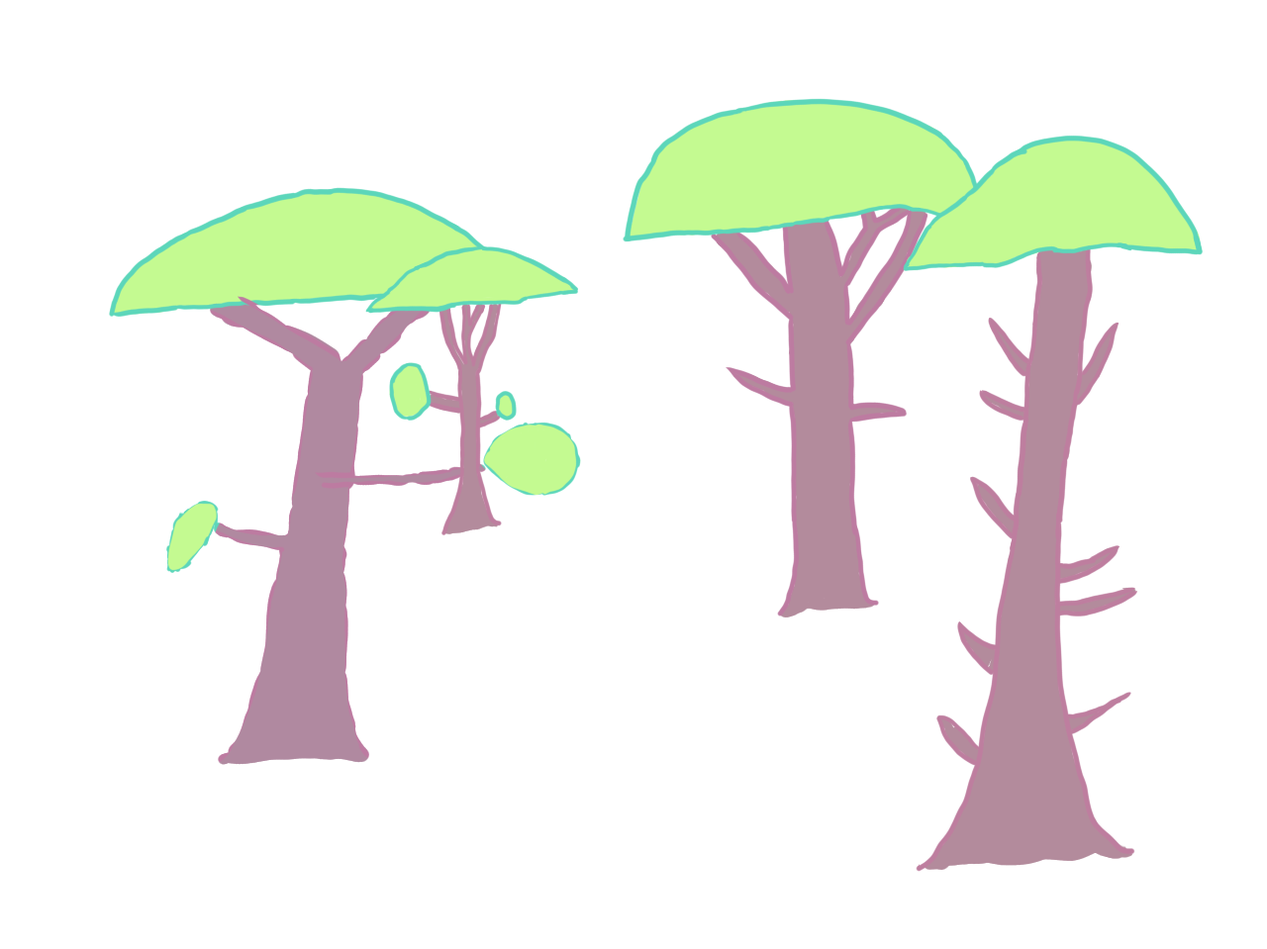
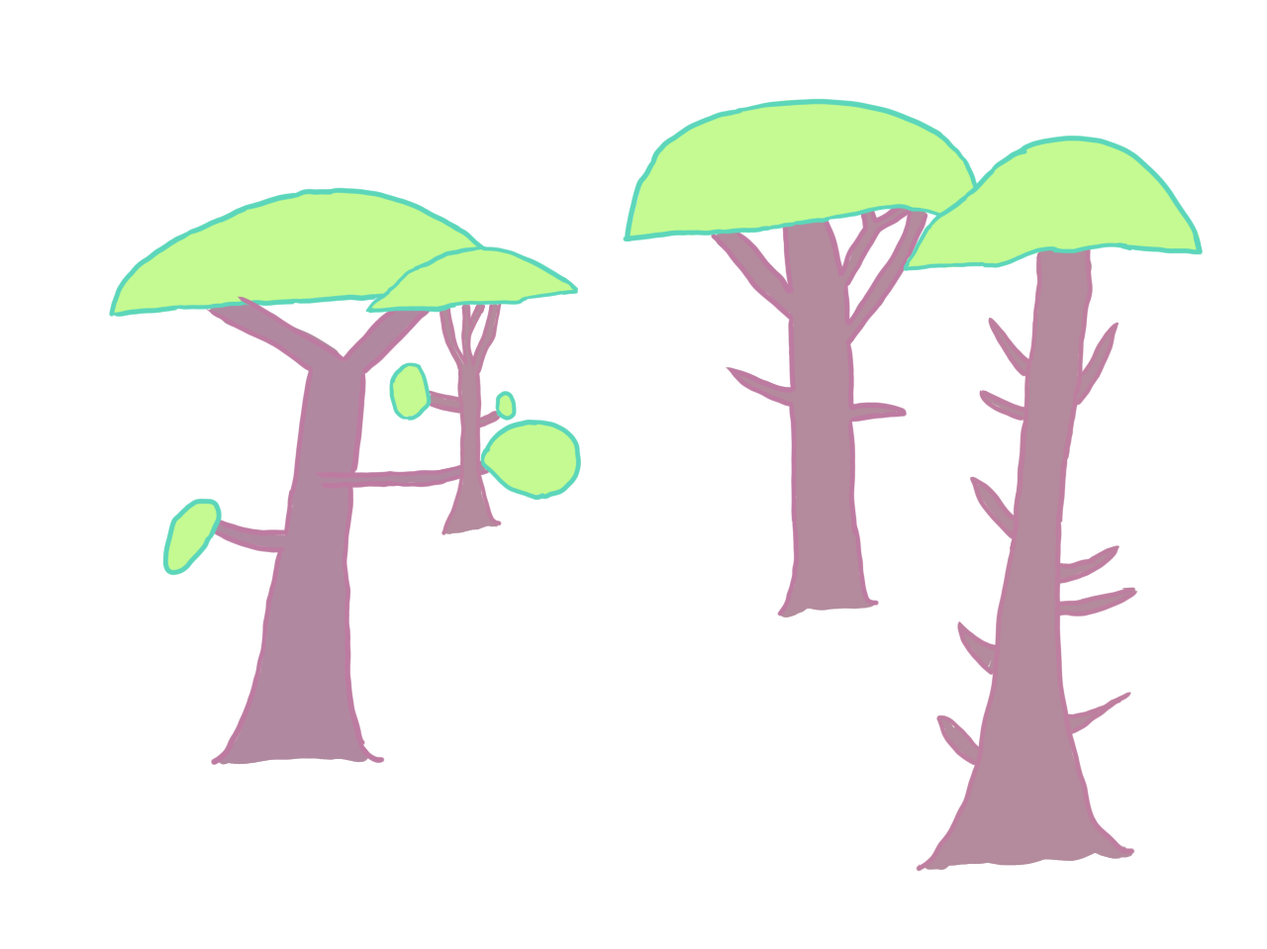
Layered file, before and after one edit (1267x949). Changes by layer:
painted on "Paint Layer 10" over bbox(337, 310, 582, 571)
painted on "Paint Layer 1" over bbox(162, 304, 582, 767)
painted on "Paint Layer 2" over bbox(205, 304, 430, 381)
